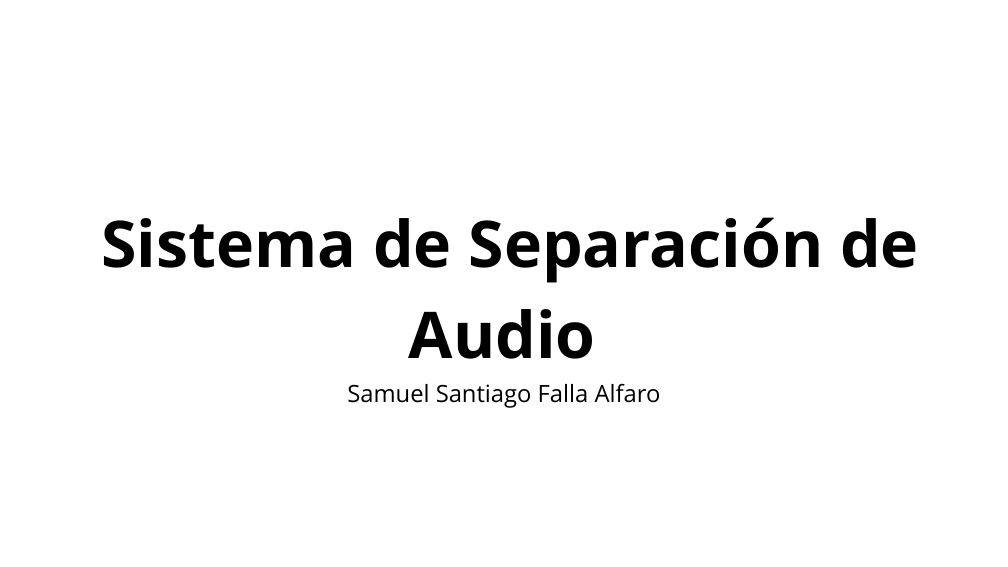
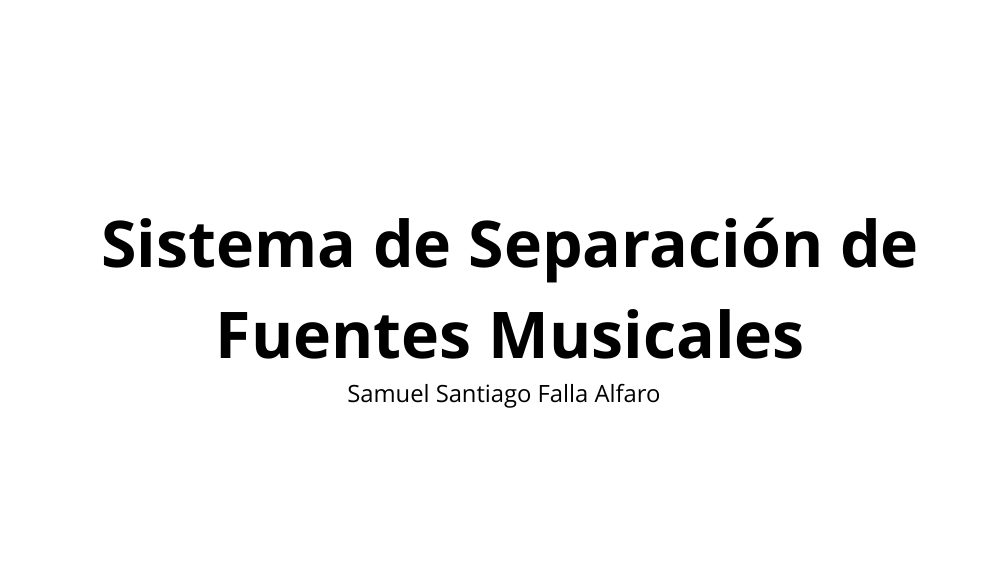
Before and after one commit to Jucer74/SoftwareArchitecture, a slide deck: slide 1 of Project/Context/SistemaSeparacionAudio.context.pptx. Drawn at 1008x567 pixels with LibreOffice and Linux fonts; fonts in the diff are those of the drawing. Boxes give left, top, right and bottom in pixels: in the first picture for what was removed or moved away, otherwise in the second. Text is boxed around its words. In the diff, an @@ line names an element or a change of style, - is before the commit and + after.

```diff
--- a/Project/Context/SistemaSeparacionAudio.context.pptx
+++ b/Project/Context/SistemaSeparacionAudio.context.pptx
@@ text at box(101, 217, 919, 359): text changed @@
-Sistema de Separación de Audio
+Sistema de Separación de Fuentes Musicales
```
Also in this commit, not shown: 4 other slides changed, 1 slide added, 2 slides removed.
